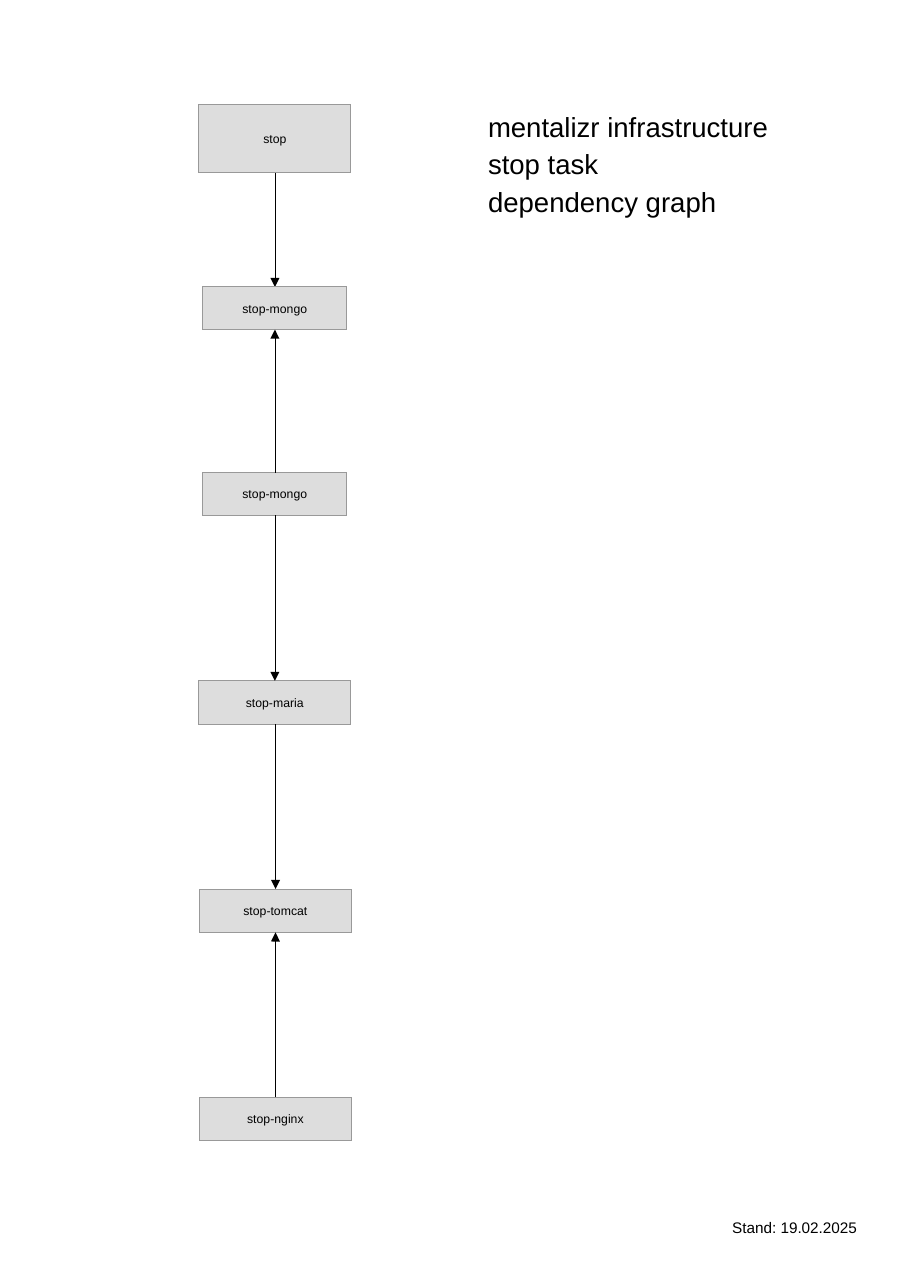
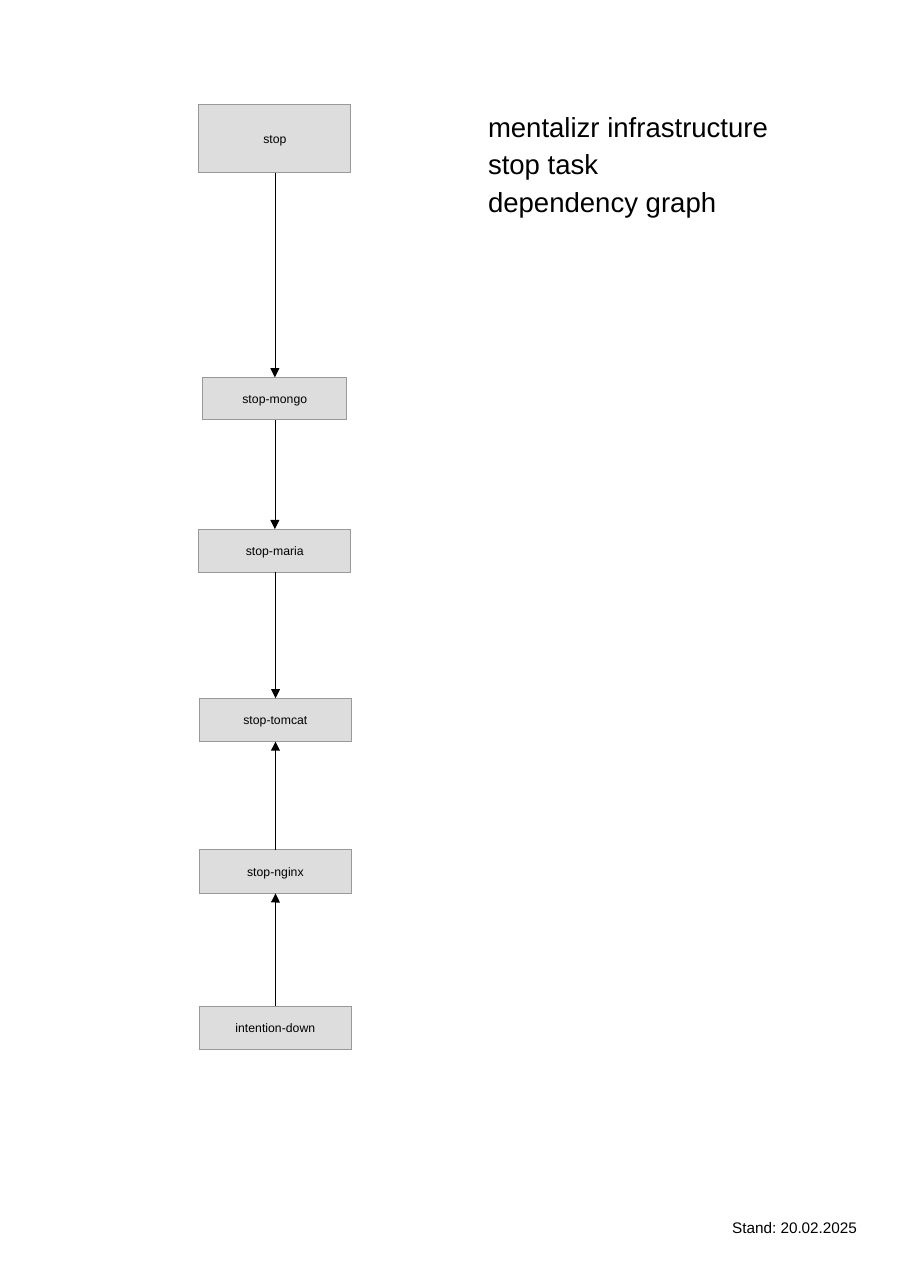
Before and after one commit to mentalizr/m7r-infra, a slide deck: slide 5 of docu/tasks.odp. Drawn at 911x1288 pixels with LibreOffice and Linux fonts; fonts in the diff are those of the drawing. Boxes give left, top, right and bottom in pixels: in the first picture for what was removed or moved away, otherwise in the second. Text is boxed around its words. In the diff, an @@ line names an element or a change of style, - is before the commit and + after.

Commit message:
intention down fixed

```diff
--- a/docu/tasks.odp
+++ b/docu/tasks.odp
@@ elbow arrow moved from (275, 173) - (274, 288) to (275, 173) - (274, 378) @@
@@ rectangle removed at (x1=203, y1=288, x2=347, y2=330) @@
-stop-mongo
@@ rectangle "stop-mongo" moved from (x1=203, y1=473, x2=347, y2=516) to (x1=203, y1=378, x2=347, y2=421) @@
@@ elbow arrow moved from (274, 516) - (274, 681) to (274, 420) - (274, 529) @@
@@ rectangle "stop-maria" moved from (x1=199, y1=681, x2=351, y2=724) to (x1=199, y1=529, x2=351, y2=572) @@
@@ elbow arrow moved from (274, 724) - (275, 889) to (274, 573) - (275, 698) @@
@@ rectangle "stop-tomcat" moved from (x1=199, y1=889, x2=351, y2=932) to (x1=199, y1=698, x2=351, y2=741) @@
@@ elbow arrow moved from (275, 1097) - (275, 932) to (275, 850) - (275, 741) @@
@@ rectangle "stop-nginx" moved from (x1=199, y1=1097, x2=351, y2=1140) to (x1=199, y1=850, x2=351, y2=893) @@
@@ elbow arrow moved from (274, 473) - (275, 329) to (275, 1006) - (275, 893) @@
@@ rectangle added at (x1=199, y1=1006, x2=351, y2=1049), fill #DDDDDD, outline #999999 0 pt, 8 pt, text #000000 @@
+intention-down
@@ text at (x1=732, y1=1222, x2=857, y2=1233): text changed @@
-Stand: 19.02.2025
+Stand: 20.02.2025
```
Also in this commit, not shown: 7 other files.
